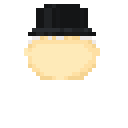
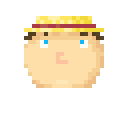
Before/after of a 128px x 128px layered artwork. What changed in the layer stack:
showed group "Mouth" (6 layers), moved it above "Headwear" over [24, 60, 88, 84]
showed group "Headwear" (5 layers) over [24, 4, 104, 76]
showed "bill hat" over [24, 16, 104, 40]
showed group "Eyes" (5 layers) over [36, 40, 92, 60]
showed "bill.png #1" over [40, 40, 88, 48]
showed group "Nose" (4 layers) over [52, 48, 72, 72]
showed "nose 1" over [56, 52, 68, 64]
moved "Head" above "Body" over [24, 4, 104, 88]
showed "bill.png #2" over [24, 24, 104, 88]
hid "charles head", painted on it over [24, 4, 100, 80]
